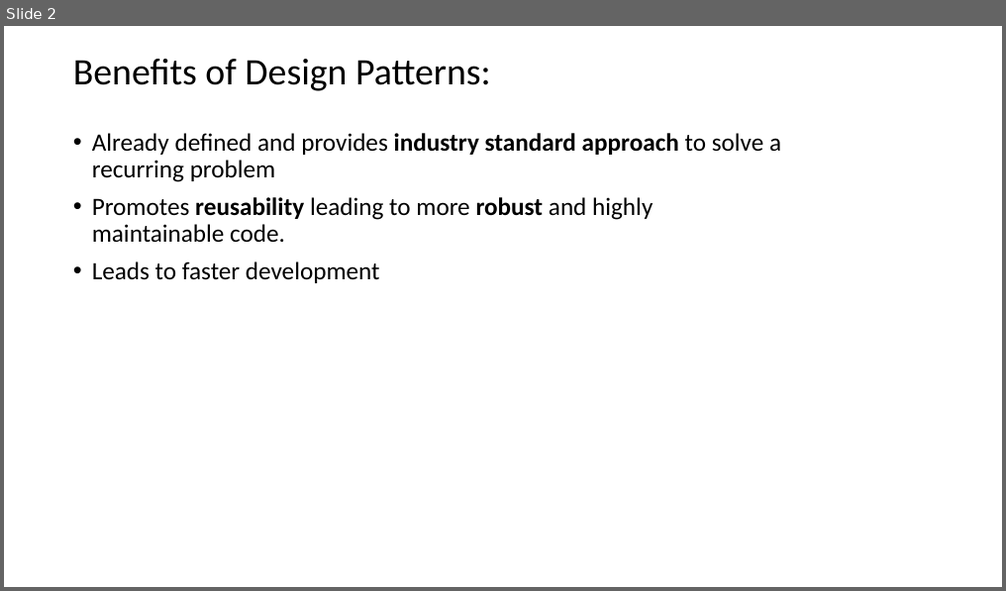
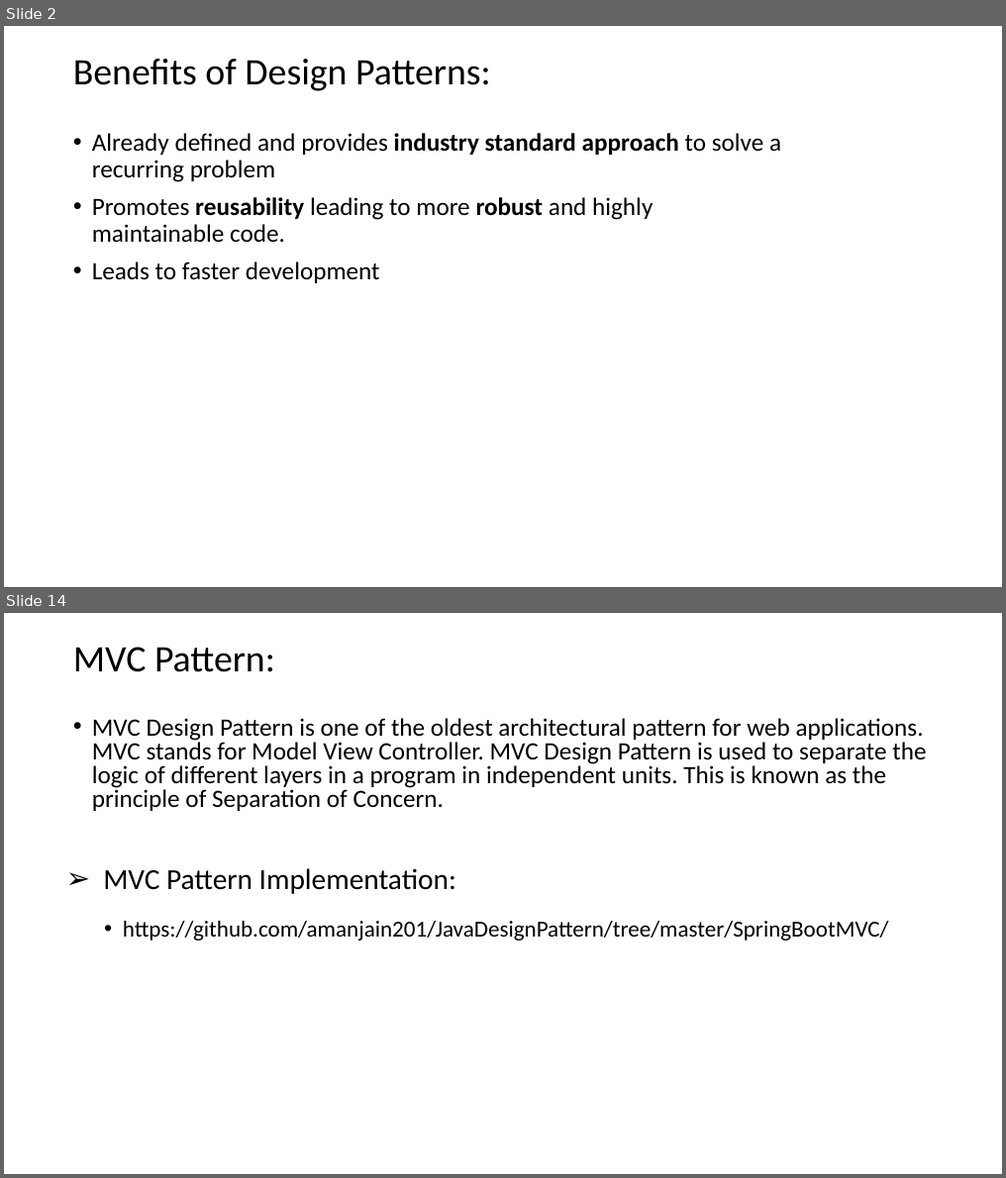
Before and after one commit to amanjain201/JavaDesignPattern, a slide deck: DesignPatterns.pptx. Shown one above the other, each under a label of ours: slide 2 before the commit, slides 2 and 14 after it; the slides between them are not shown. The pictures are 1006x591 and 1006x1178 pixels, drawn with LibreOffice and Linux fonts; fonts in the diff are those of the drawing. Boxes give left, top, right and bottom in pixels: in the first picture for what was removed or moved away, otherwise in the second. Text is boxed around its words. In the diff, an @@ line names an element or a change of style, - is before the commit and + after.

```diff
--- a/DesignPatterns.pptx
+++ b/DesignPatterns.pptx
@@ slide 14 added at (4, 613, 1002, 1174), background #FFFFFF @@
@@ title added at (73, 647, 275, 672), 36 pt, text #000000 @@
+MVC Pattern:
@@ text added at (92, 718, 926, 811), 24 pt, text #000000 @@
+• MVC Design Pattern is one of the oldest architectural pattern for web applications. MVC stands for Model View Controller. MVC Design Pattern is used to separate the logic of different layers in a program in independent units. This is known as the principle of Separation of Concern.
@@ text added at (103, 868, 456, 894), 28 pt, text #000000 @@
+➢ MVC Pattern Implementation:
@@ text added at (123, 921, 889, 941), 22 pt, text #000000 @@
+• https://github.com/amanjain201/JavaDesignPattern/tree/master/SpringBootMVC/
```
Also in this commit, not shown: 2 slides changed, 10 other slides added, 1 slide removed, 2 other files.
